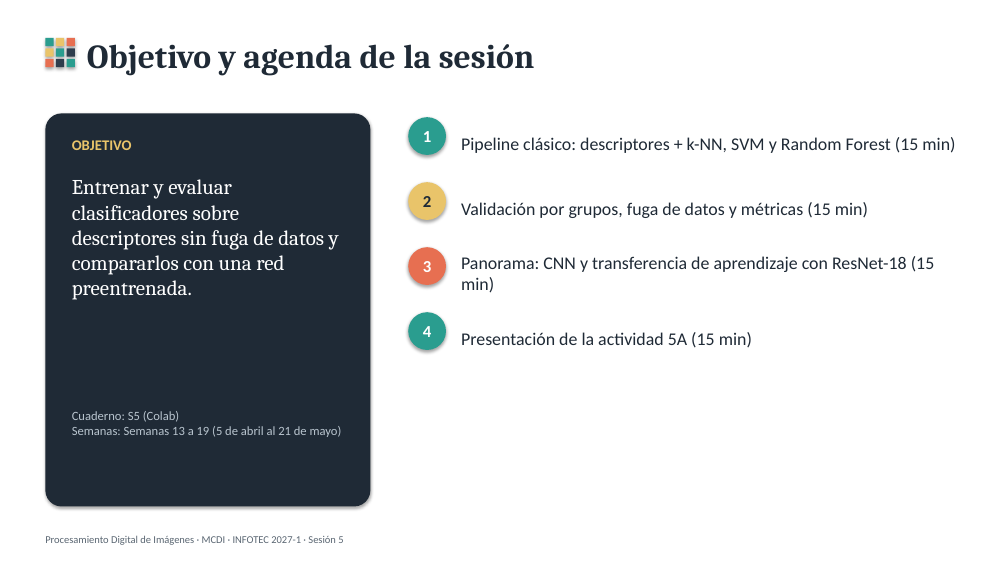
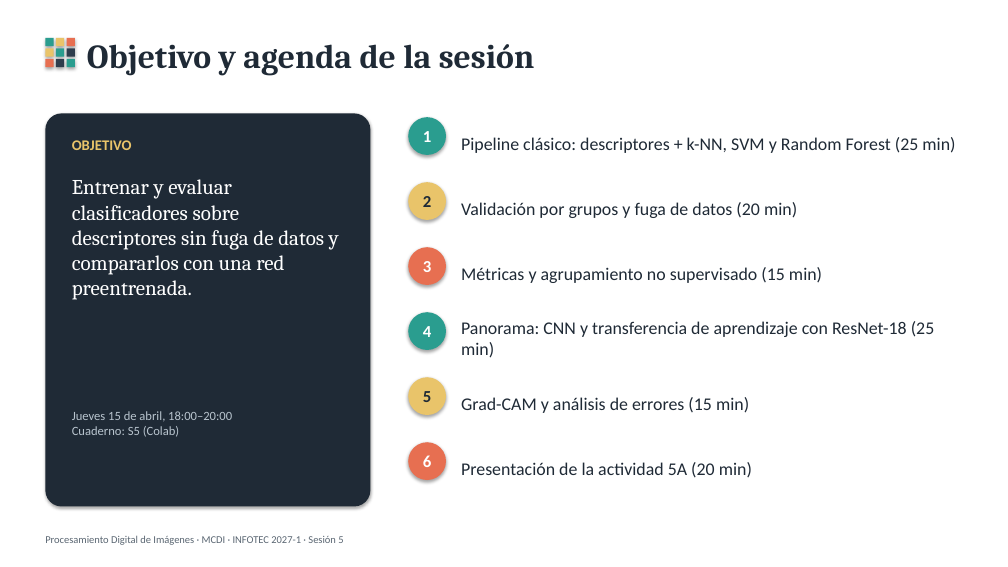
Before and after one commit to egonzalez1989/pdi-mcdi, a slide deck: slide 2 of presentaciones/S5_Reconocimiento_clasico_y_profundo.pptx. Drawn at 1008x567 pixels with LibreOffice and Linux fonts; fonts in the diff are those of the drawing. Boxes give left, top, right and bottom in pixels: in the first picture for what was removed or moved away, otherwise in the second. Text is boxed around its words. In the diff, an @@ line names an element or a change of style, - is before the commit and + after.

```diff
--- a/presentaciones/S5_Reconocimiento_clasico_y_profundo.pptx
+++ b/presentaciones/S5_Reconocimiento_clasico_y_profundo.pptx
@@ text at bbox=[461, 137, 955, 153]: text changed @@
-Pipeline clásico: descriptores + k-NN, SVM y Random Forest (15 min)
+Pipeline clásico: descriptores + k-NN, SVM y Random Forest (25 min)
@@ text at bbox=[461, 202, 797, 218]: text changed @@
-Validación por grupos, fuga de datos y métricas (15 min)
+Validación por grupos y fuga de datos (20 min)
@@ text at bbox=[461, 267, 822, 283]: text changed @@
-Panorama: CNN y transferencia de aprendizaje con ResNet-18 (15 min)
+Métricas y agrupamiento no supervisado (15 min)
@@ text at bbox=[461, 321, 935, 358]: text changed @@
-Presentación de la actividad 5A (15 min)
+Panorama: CNN y transferencia de aprendizaje con ResNet-18 (25 min)
@@ ellipse added at bbox=[408, 377, 446, 415], fill #E9C46A, 16 pt, text #1F2A36, bold @@
+5
@@ text at bbox=[72, 411, 232, 422]: paragraph added @@
+Jueves 15 de abril, 18:00–20:00
@@ text added at bbox=[461, 397, 749, 413], 17 pt, text #1F2A36 @@
+Grad-CAM y análisis de errores (15 min)
@@ text at bbox=[72, 426, 342, 437]: paragraph removed @@
-Semanas: Semanas 13 a 19 (5 de abril al 21 de mayo)
@@ ellipse added at bbox=[408, 442, 446, 480], fill #E76F51, 16 pt, text #FFFFFF, bold @@
+6
@@ text added at bbox=[461, 462, 752, 478], 17 pt, text #1F2A36 @@
+Presentación de la actividad 5A (20 min)
```
Also in this commit, not shown: 1 other slide changed, 33 other files.
